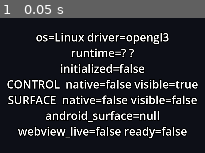
Above: before the commit, frame 1.
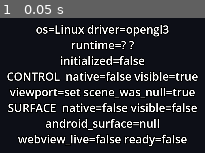
Above: after the commit, the same moment.

Repository: cascadiacollections/paddlequest
Game: Godot game, scene res://scenes/dev/jukebox_probe.tscn
Two runs of this game, one before a commit and one after it. Both use one fixed random seed, a clock stepped at 60 frames per second and the inputs below. This scene is started directly instead of the project's main scene.
Inputs:
- Up to frame 1 (0.05 s): no input

The runs differ from the first frame. In frame 1, 24% of the frame differs, in the area x 3-97%, y 5-95%.

Commit message:
Wire the probe's control quad up in code, not the scene file
The control quad drew nothing while the Android surface quad beside it
drew a live page - the simple path failing and the exotic one working,
which was backwards enough to chase.

It was this scene's fault, not the engine's. layer_viewport is an object
property serialised as a NodePath, this .tscn was hand-written rather than
saved by the editor, and the path never resolved. The layer registered and
reported native=true visible=true, but _setup_composition_layer() only
allocates a swapchain when layer_viewport is non-null, so there was none -
confirmed against the runtime, which created the Android surface swapchain
and the eye buffer and nothing else.

Assigned in _ready() and before XRBoot.start(), because set_layer_viewport()
only sets the layer up while _should_register() passes and that wants the
layer unregistered - after session begin the assignment is ignored. The
status line reports whether the scene left it null, so this cannot quietly
come back.

Verified: a 1280x720 swapchain is now created and the magenta panel draws.

Co-Authored-By: Claude Opus 5 (1M context) <noreply@anthropic.com>
Claude-Session: https://claude.ai/code/session_01FBp1Q2rtJEUrGouzPJEjKf

Diff:
--- a/scripts/dev/jukebox_probe.gd
+++ b/scripts/dev/jukebox_probe.gd
@@ -33,11 +33,23 @@
 @onready var status: Label3D = $XROrigin3D/Status
 
 var _elapsed := 0.0
+var _viewport_was_null := false
 var _blocked_url := ""
 var _surface_ready := false
 
 
 func _ready() -> void:
+	# Assigned here rather than trusted to the scene file, and before
+	# XRBoot.start() rather than after. layer_viewport is an object property
+	# serialised as a NodePath, and this scene was hand-written rather than
+	# saved by the editor. Order matters: set_layer_viewport() only allocates
+	# the layer's swapchain when _should_register() passes, and that requires
+	# the layer not to be registered yet - once the session has begun it is,
+	# and a later assignment is silently ignored.
+	if control_quad.layer_viewport == null:
+		_viewport_was_null = true
+		control_quad.layer_viewport = $XROrigin3D/ControlQuad/SubViewport
+
 	XRBoot.start(get_viewport())
 
 	# Both signals report into the label rather than the log, since this whole
@@ -83,6 +95,12 @@
 			% [control_quad.is_natively_supported(), control_quad.is_visible_in_tree()]
 		)
 	)
+	lines.append(
+		(
+			"         viewport=%s scene_was_null=%s"
+			% ["null" if control_quad.layer_viewport == null else "set", _viewport_was_null]
+		)
+	)
 
 	var surface = surface_quad.get_android_surface()
 	lines.append(
